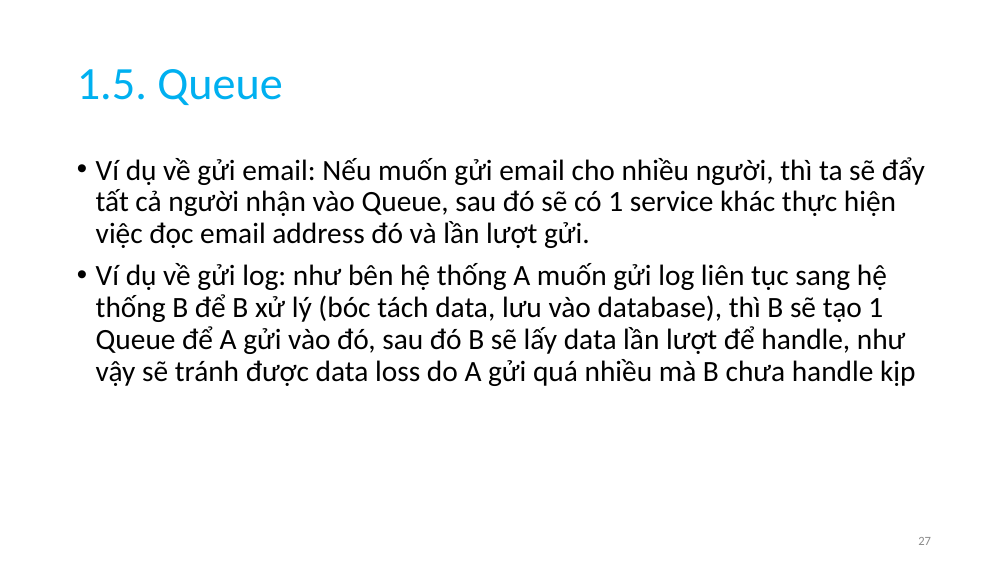
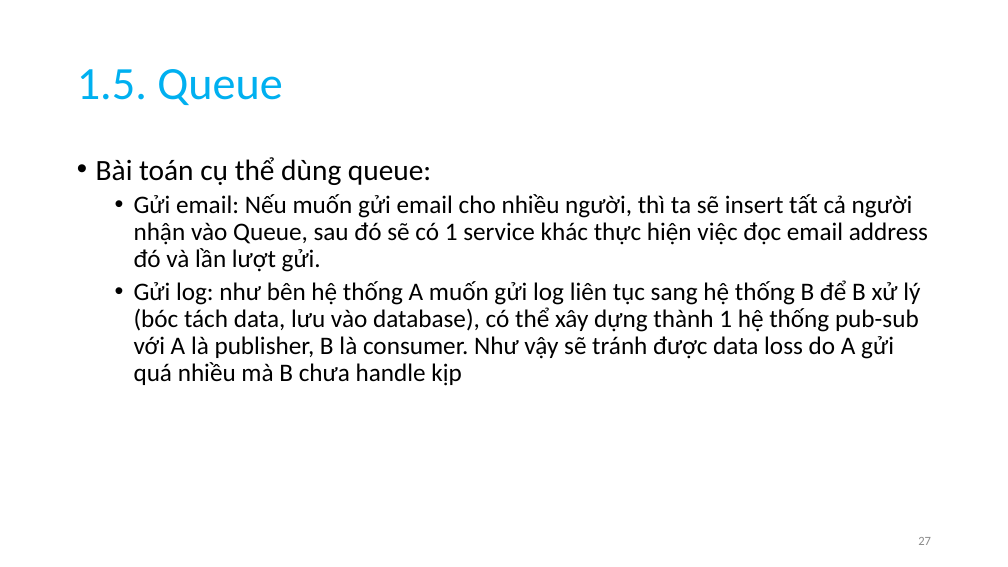
Before and after one commit to anhtuta/Notes, a slide deck: slide 27 of DSA.pptx. Drawn at 1008x567 pixels with LibreOffice and Linux fonts; fonts in the diff are those of the drawing. Boxes give left, top, right and bottom in pixels: in the first picture for what was removed or moved away, otherwise in the second. Text is boxed around its words. In the diff, an @@ line names an element or a change of style, - is before the commit and + after.

Commit message:
[DSA] Update queue, sorting

```diff
--- a/DSA.pptx
+++ b/DSA.pptx
@@ text at [96, 157, 928, 386]: text changed; size 28 to 24 pt @@
-• Ví dụ về gửi email: Nếu muốn gửi email cho nhiều người, thì ta sẽ đẩy tất cả người nhận vào Queue, sau đó sẽ có 1 service khác thực hiện việc đọc email address đó và lần lượt gửi.
-• Ví dụ về gửi log: như bên hệ thống A muốn gửi log liên tục sang hệ thống B để B xử lý (bóc tách data, lưu vào database), thì B sẽ tạo 1 Queue để A gửi vào đó, sau đó B sẽ lấy data lần lượt để handle, như vậy sẽ tránh được data loss do A gửi quá nhiều mà B chưa handle kịp
+• Bài toán cụ thể dùng queue:
+  • Gửi email: Nếu muốn gửi email cho nhiều người, thì ta sẽ insert tất cả người nhận vào Queue, sau đó sẽ có 1 service khác thực hiện việc đọc email address đó và lần lượt gửi.
+  • Gửi log: như bên hệ thống A muốn gửi log liên tục sang hệ thống B để B xử lý (bóc tách data, lưu vào database), có thể xây dựng thành 1 hệ thống pub-sub với A là publisher, B là consumer. Như vậy sẽ tránh được data loss do A gửi quá nhiều mà B chưa handle kịp
```
Also in this commit, not shown: 5 other slides changed, 4 slides added.
